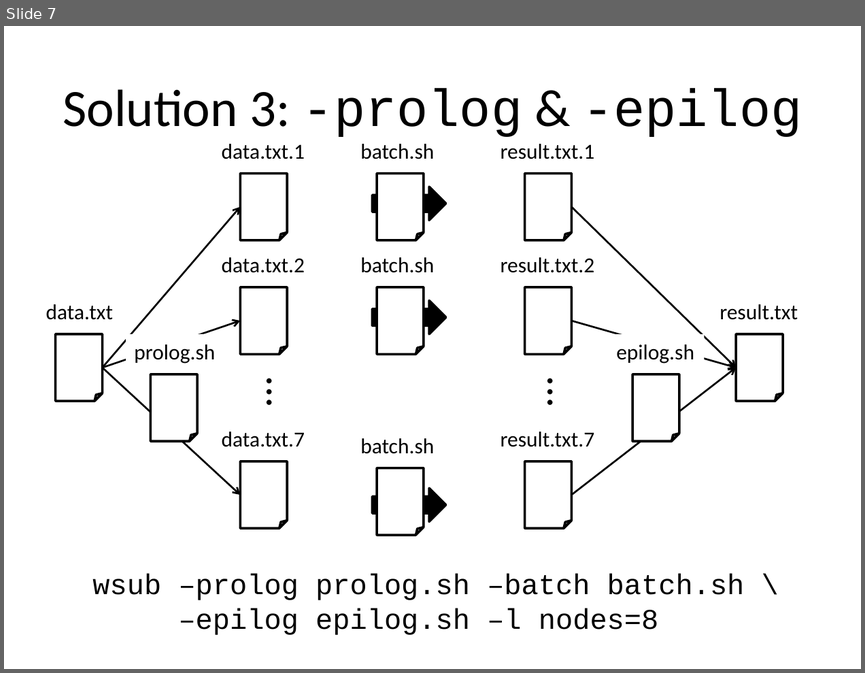
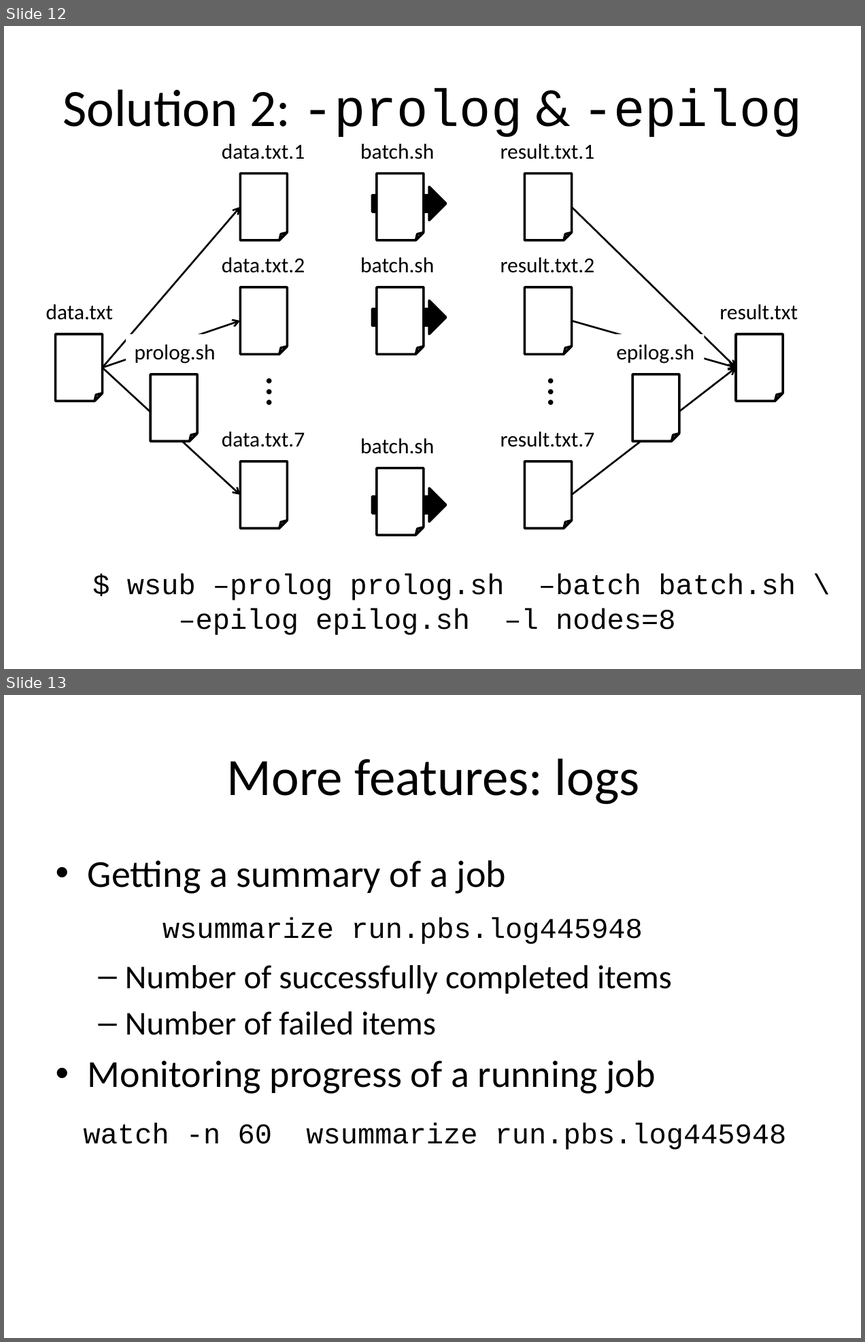
Before and after one commit to gjbex/worker, a slide deck: doc/worker.pptx. Shown one above the other, each under a label of ours: slide 7 before the commit, slides 12 and 13 after it. The pictures are 865x673 and 865x1342 pixels, drawn with LibreOffice and Linux fonts; fonts in the diff are those of the drawing. Boxes give left, top, right and bottom in pixels: in the first picture for what was removed or moved away, otherwise in the second. Text is boxed around its words. In the diff, an @@ line names an element or a change of style, - is before the commit and + after.

```diff
--- a/doc/worker.pptx
+++ b/doc/worker.pptx
@@ slide 13 added at (4,695,861,1338), background #FFFFFF @@
@@ title added at (227,758,639,804), 44 pt, text #000000 @@
+More features: logs
@@ text added at (88,860,672,1093), 28 pt, text #000000 @@
+• Getting a summary of a job
+  – Number of successfully completed items
+  – Number of failed items
+• Monitoring progress of a running job
@@ text added at (162,917,643,944), 24 pt, text #000000 @@
+wsummarize run.pbs.log445948
@@ text added at (84,1123,787,1149), 24 pt, text #000000 @@
+watch -n 60 wsummarize run.pbs.log445948
@@ what was slide 7 is now slide 12 @@
@@ slide 12 changed as well @@
@@ title at (62,88,802,137): text changed @@
-Solution 3: -prolog & -epilog
+Solution 2: -prolog & -epilog
@@ text at (127,573,796,600): text changed @@
-wsub –prolog prolog.sh –batch batch.sh \
+$ wsub –prolog prolog.sh –batch batch.sh \
```
Also in this commit, not shown: 8 other slides changed, 17 other slides added.
